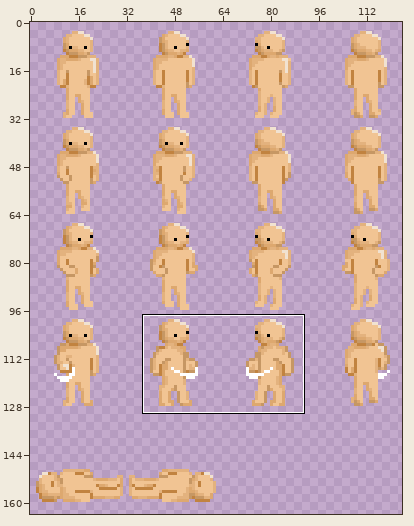
Sprite sheet: Assets/Resources/Sprites/human_base.png. The first picture is a wide view before the edit; the outline marks the close-up.
Close-up. Before:
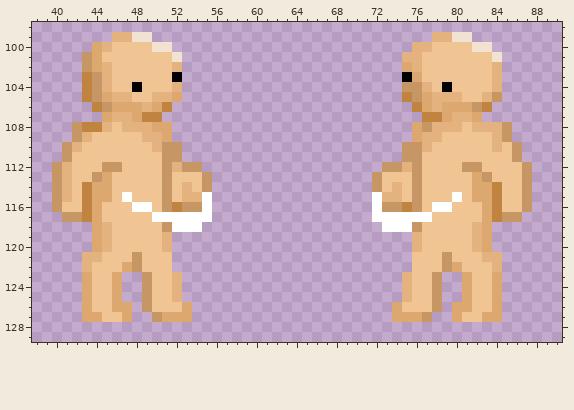
The file is 128x192 pixels. Pixels under 10% opacity are left out. Shown: x 38..90, y 98..129. The wide view leaves out empty margins.
New version:
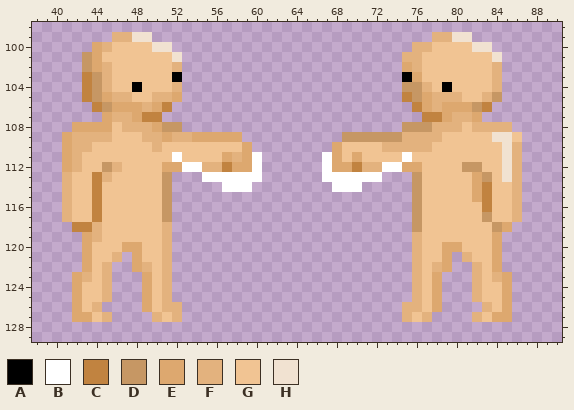
Palette (. is transparent): A #000000  B #ffffff  C #c18340  D #c69764  E #dda86f  F #e3b27e  G #f1c493  H #f1e2d1
From old to new:
@@ x 38..90 @@
 107 .......EFFECC..........................CCEFFE........
-108 ....DCCFGFFFEE........................EDFFFGFFFD.....
-109 ....DFGGGGGFFE........................EFFGGGGGFD.....
-110 ...DFGGGGGGGFDD......................DDFGGGGGGFGD....
-111 ...DGGGGGGGGGDD......................DDGGGGGGGGGD....
-112 ..DFGGGDDGGGGDFDD..................DDFDGGGGDDGGGGD...
-113 ..DFGGDEGGGGGDGGGD................DGGGDGGGGGEDGGGD...
-114 ..DFGCEEGGGGGDGFGD................DGFGDGGGGGEECGGD...
-115 ..DFGCEEGBGGGDGFFB................BFFGDGGGBGEECGGD...
-116 ..DGGCEGGGBBGDCDDB................BDDCDGBBGGGECGGD...
-117 ...DDCEGGGGGBBBBBB................BBBBBBGGGGGECDD....
-118 ......EFGGGGGDBBB..................BBBDGGGGGFE.......
-119 ......EFGGGGGF........................FGGGGGFE.......
-120 ......EFGGGGGF........................FGGGGGFE.......
-121 .....FFGGGDGGG........................GGGDGGGFF......
-122 .....FGGGEDGGG........................GGGDEGGGF......
-123 .....EGGE..DGGF......................FGGD..EGGE......
-124 .....EGGE..DGGF......................FGGD..EGGE......
-125 .....EGGE..DGGF......................FGGD..EGGE......
-126 .....EGGEE.DGGGE....................EGGGD.EEGGE......
-127 .....EEGGE..DEEE....................EEED..EGGEE......
+108 ....EEEEGFFFEDD......................DDDFFFGFFFF.....
+109 ...EFFFFGGGFFEFFEEEEE..........DDDDDDFFFFGGGGGHHG....
+110 ...EFFGGGGGGFGGGGGGGGE........EGGGGFFFFFGGGGGGGHF....
+111 ...EFGGGGGGGGGBGGGGEFEB......BEGEGGGGBGGGGGGGGGHF....
+112 ...EFGGDFGGGGEEBBFFCEEB......BEECFFBBEEGGGGDDGGHF....
+113 ...FGGCFGGGGGD...BBBBBB......BBBBBB...DGGGGGEDGHF....
+114 ...FGGCGGGGGGD.....BBB........BBB.....DGGGGGECGGF....
+115 ...FGGCGGGGGGD........................DGGGGGECGGF....
+116 ...FGGCGGGGGGD........................DGGGGGGCGGF....
+117 ...FGGCGGGGGGD........................DGGGGGGDGGF....
+118 ....CCFGGGGGGF........................DGGGGGGGDE.....
+119 .....EFGGGGGGF........................FGGGGGGGE......
+120 .....EGGGEEGGF........................FGGEEGGGE......
+121 .....EGGF.EGGF........................FGGE.FGGE......
+122 .....EGF..EFGF........................FGFE..FGE......
+123 ....EFGF...EGF........................FGE...FGFE.....
+124 ....EGGF...EGF........................FGE...FGGE.....
+125 ....EGGF...EGF........................FGE...FGGE.....
+126 ....EGF....EGFF......................FFGE....FGE.....
+127 ....EEGF....FGF......................FGF....FGEE.....
 128 .....................................................
Boxes around the changes in both close-ups, in picture pixels (x1, y1, x2, y2):
changed: (52, 122, 262, 322)
changed: (322, 122, 532, 322)
